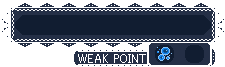
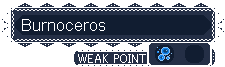
Two versions of the same layered image (w=225, h=67). Layer-by-layer changes:
renamed "Pasted Layer" to "Burnoceros", showed it, moved it above "BG", painted on it over bbox(22, 19, 105, 31)
